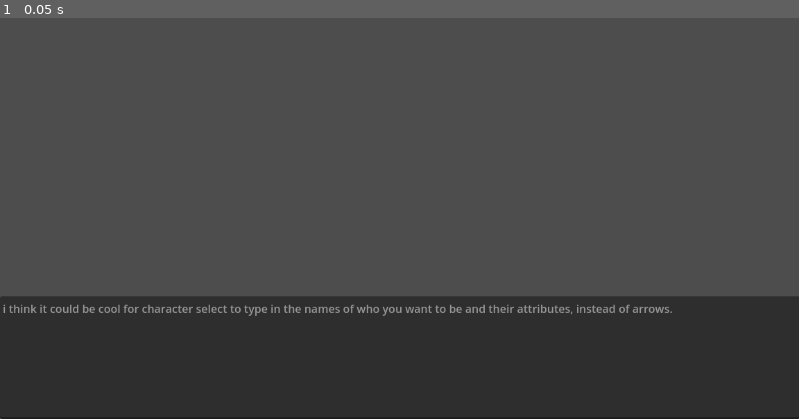
Above: before the commit, frame 1.
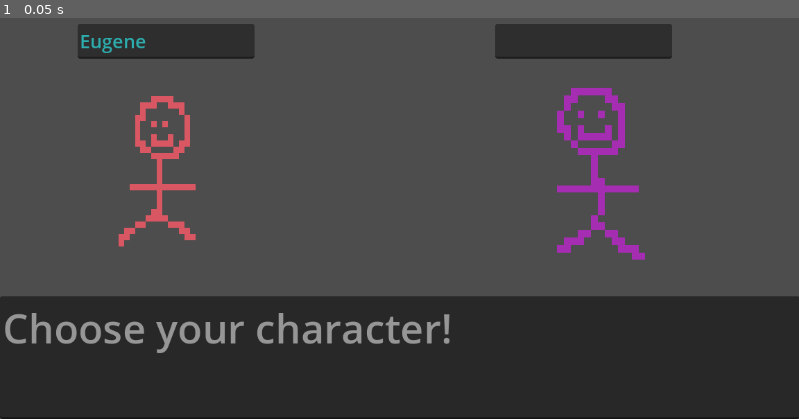
Above: after the commit, the same moment.

Repository: rebornrival/dateOrDieRemaster
Game: Godot game, scene res://scenes/character_select.tscn
The game is run twice, just before and just after one commit, with the same random seed, the same clock (stepped at 60 frames per second) and the same inputs. This scene is started directly instead of the project's main scene.
Inputs:
- Up to frame 1 (0.05 s): no input

The runs differ from the first frame. In frame 1, 8.3% of the frame differs, in the area x 0-85%, y 1-84%.

Commit message:
character select

Diff:
--- a/date-or-die-remaster/scenes/character_select.tscn
+++ b/date-or-die-remaster/scenes/character_select.tscn
@@ -1,4 +1,7 @@
-[gd_scene format=3 uid="uid://bk1k0x2dcustc"]
+[gd_scene load_steps=3 format=3 uid="uid://bk1k0x2dcustc"]
+
+[ext_resource type="Texture2D" uid="uid://djc4jndwo1c76" path="res://assets/toddrick.png" id="1_jgus3"]
+[ext_resource type="Texture2D" uid="uid://b8m551bieaiok" path="res://assets/eugene.png" id="2_bow2h"]
 
 [node name="Node2D" type="Node2D"]
 
@@ -6,4 +9,43 @@
 offset_top = 471.0
 offset_right = 1153.0
 offset_bottom = 648.0
-placeholder_text = "i think it could be cool for character select to type in the names of who you want to be and their attributes, instead of arrows."
+theme_override_font_sizes/font_size = 58
+placeholder_text = "Choose your character! "
+editable = false
+
+[node name="pickEugene" type="TextEdit" parent="."]
+offset_left = 112.0
+offset_top = 78.0
+offset_right = 367.0
+offset_bottom = 128.0
+theme_override_font_sizes/font_size = 27
+
+[node name="Label" type="Label" parent="pickEugene"]
+modulate = Color(1, 1, 1, 0.60784316)
+layout_mode = 0
+offset_left = 3.0
+offset_top = 5.5
+offset_right = 257.0
+offset_bottom = 54.5
+theme_override_colors/font_color = Color(0.1764706, 1, 1, 1)
+theme_override_font_sizes/font_size = 27
+text = "Eugene"
+
+[node name="pickToddrick" type="TextEdit" parent="."]
+offset_left = 714.0
+offset_top = 78.0
+offset_right = 969.0
+offset_bottom = 128.0
+theme_override_font_sizes/font_size = 27
+
+[node name="Toddrick" type="Sprite2D" parent="."]
+texture_filter = 1
+position = Vector2(862, 289)
+scale = Vector2(9.765627, 10.781249)
+texture = ExtResource("1_jgus3")
+
+[node name="Eugene" type="Sprite2D" parent="."]
+texture_filter = 1
+position = Vector2(226.25, 281.75)
+scale = Vector2(7.921875, 9.046876)
+texture = ExtResource("2_bow2h")
--- a/date-or-die-remaster/scenes/prologue.tscn
+++ b/date-or-die-remaster/scenes/prologue.tscn
@@ -278,4 +278,4 @@
 label_settings = SubResource("LabelSettings_oigyj")
 horizontal_alignment = 1
 
-[connection signal="pressed" from="Button" to="Button" method="_on_pressed"]
+[connection signal="pressed" from="Button" to="." method="_on_button_pressed"]
--- a/date-or-die-remaster/scripts/prologue.gd
+++ b/date-or-die-remaster/scripts/prologue.gd
@@ -14,5 +14,5 @@
 		$toddrick/AnimationPlayer.play("tween")
 		eugene_run = true
 
-func _on_pressed() -> void:
+func _on_button_pressed() -> void:
 	get_tree().change_scene_to_file("res://scenes/character_select.tscn")
Binary file added: date-or-die-remaster/assets/eugene.png
Not shown, added: date-or-die-remaster/assets/eugene.png.import
Binary file added: date-or-die-remaster/assets/toddrick.png
Not shown, added: date-or-die-remaster/assets/toddrick.png.import
